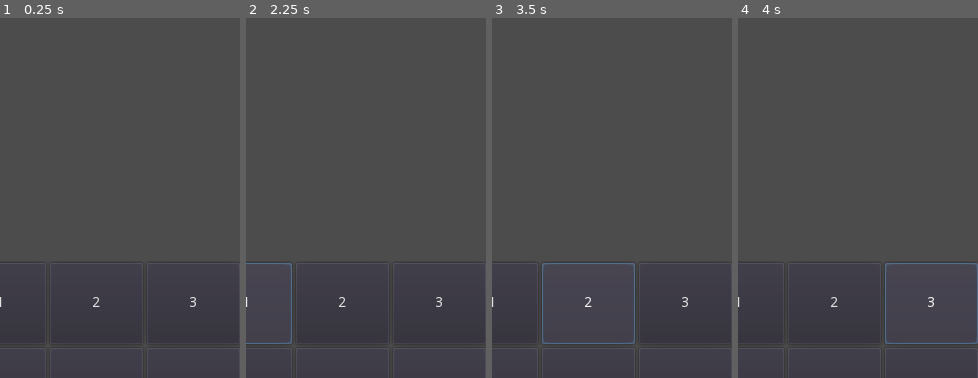
Above: before the commit, frames 1-4 (left to right).
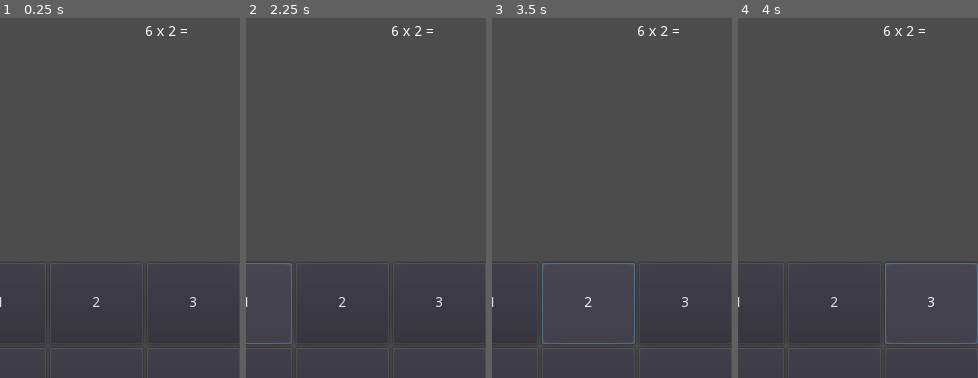
Above: after the commit, the same moments.

Repository: the-g-force/FamJam-May2020
Game: Godot game, scene res://src/DefaultScene.tscn
Two runs of this game, one before a commit and one after it. Both use one fixed random seed, a clock stepped at 60 frames per second and the inputs below.
Inputs:
- Up to frame 1 (0.25 s): no input
- Up to frame 2 (2.25 s): click "OK" at 0.5 s; click "OK" at 1.25 s; click "1" at 2 s
- Up to frame 3 (3.5 s): click "2" at 2.75 s
- Up to frame 4 (4 s): click "3" at 3.5 s
The pictures show only the part of the screen within x 10-60%, y 31-81%; the shares and areas given below are measured in that part.

The runs differ from the first frame. In frame 1, 0.1% of the frame differs, in the area x 60-78%, y 2-5%; in frame 2, 0.1%; in frame 3, 0.1%; in frame 4, 0.1%.

Commit message:
Add answer box

Diff:
--- a/project/src/DefaultScene.gd
+++ b/project/src/DefaultScene.gd
@@ -1,7 +1,13 @@
 extends Control
 
-
+var _problem
 
 func _on_OnScreenKeyboard_number_pressed(number):
 	# For now, just echo the key to the console to show it works
 	print(number)
+
+
+func _on_Control_answer_changed(answer):
+	_problem = $ProblemGenerator.problem
+	if answer == str(_problem):
+		print("Yay")
--- a/project/src/DefaultScene.tscn
+++ b/project/src/DefaultScene.tscn
@@ -1,8 +1,9 @@
-[gd_scene load_steps=4 format=2]
+[gd_scene load_steps=5 format=2]
 
 [ext_resource path="res://src/OnScreenKeyboard.tscn" type="PackedScene" id=1]
 [ext_resource path="res://src/DefaultScene.gd" type="Script" id=2]
 [ext_resource path="res://src/DynamicNumberLabel.tscn" type="PackedScene" id=3]
+[ext_resource path="res://src/ProblemGenerator.tscn" type="PackedScene" id=4]
 
 [node name="DefaultScene" type="Control"]
 anchor_right = 1.0
@@ -14,6 +15,13 @@
 
 [node name="OnScreenKeyboard" parent="." instance=ExtResource( 1 )]
 
-[node name="Control" parent="." instance=ExtResource( 3 )]
-[connection signal="number_pressed" from="OnScreenKeyboard" to="Control" method="_on_OnScreenKeyboard_number_pressed"]
+[node name="Answer" parent="." instance=ExtResource( 3 )]
+
+[node name="ProblemGenerator" parent="." instance=ExtResource( 4 )]
+margin_left = -300.727
+margin_top = -64.3739
+margin_right = -300.727
+margin_bottom = -64.3739
+[connection signal="number_pressed" from="OnScreenKeyboard" to="Answer" method="_on_OnScreenKeyboard_number_pressed"]
 [connection signal="number_pressed" from="OnScreenKeyboard" to="." method="_on_OnScreenKeyboard_number_pressed"]
+[connection signal="answer_changed" from="Answer" to="." method="_on_Control_answer_changed"]
--- a/project/src/DynamicNumberLabel.gd
+++ b/project/src/DynamicNumberLabel.gd
@@ -1,7 +1,9 @@
 extends Control
 
 onready var _answer : Label = $Label
+signal answer_changed(answer)
 
 
 func _on_OnScreenKeyboard_number_pressed(number):
 	_answer.text += str(number)
+	emit_signal("answer_changed", _answer.text)
--- a/project/src/ProblemGenerator.gd
+++ b/project/src/ProblemGenerator.gd
@@ -1,11 +1,10 @@
 extends Node
 
 onready var _text : Label = $Label
-onready var _answer_box : TextEdit = $TextEdit
 var _answer : String = ""
 var _problem_text : String = ""
 var _operator : String = ""
-var _problem
+var problem
 var _first_digit : int
 var _second_digit : int
 
@@ -13,7 +12,7 @@
 	randomize()
 	_first_digit = int(round(rand_range(1,10)))
 	_second_digit = int(round(rand_range(1,10)))
-	_problem = _first_digit*_second_digit
+	problem = _first_digit*_second_digit
 	_operator = " x "
 	_problem_text = str(_first_digit) + _operator + str(_second_digit) + " = "
 	_text.text = _problem_text
--- a/project/src/ProblemGenerator.tscn
+++ b/project/src/ProblemGenerator.tscn
@@ -2,8 +2,11 @@
 
 [ext_resource path="res://src/ProblemGenerator.gd" type="Script" id=1]
 
-[node name="ProblemGenerator" type="Node"]
+[node name="ProblemGenerator" type="Control"]
 script = ExtResource( 1 )
+__meta__ = {
+"_edit_use_anchors_": false
+}
 
 [node name="Label" type="Label" parent="."]
 margin_left = 492.0
@@ -14,13 +17,3 @@
 __meta__ = {
 "_edit_use_anchors_": false
 }
-
-[node name="TextEdit" type="TextEdit" parent="."]
-margin_left = 559.778
-margin_top = 290.0
-margin_right = 609.778
-margin_bottom = 317.313
-selecting_enabled = false
-__meta__ = {
-"_edit_use_anchors_": false
-}
